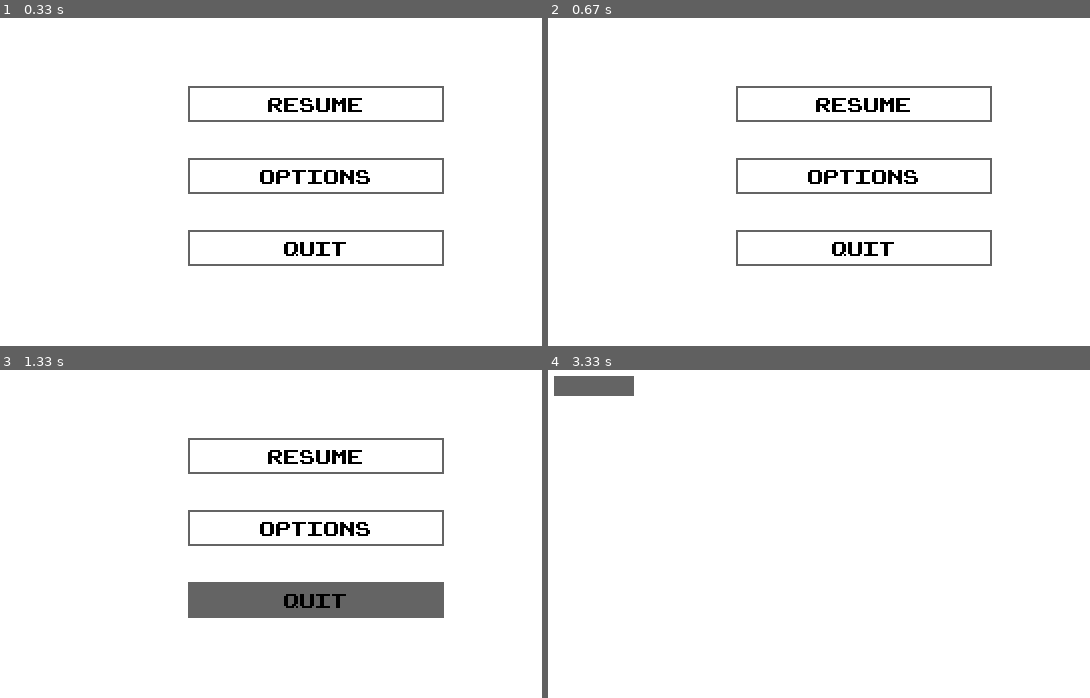
Above: before the commit, frames 1-4 (two rows, left to right).
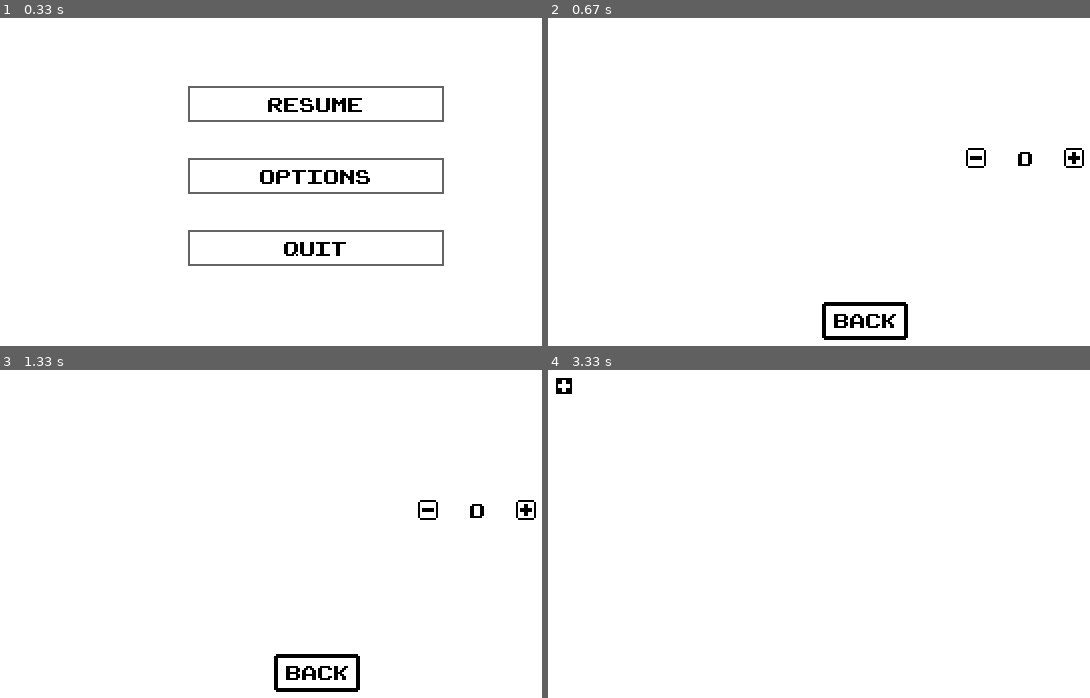
Above: after the commit, the same moments.

Repository: nftrueb/pygame-toolshed
Game: pygame game, started from pause-menu-demo.py
Same seed, same stepped clock (60 frames per second), same inputs: the game is played once before the commit and once after it.
Inputs (mouse positions are in pixels of both pictures, inside the frame that each line leads up to):
- Up to frame 1 (0.33 s): no input
- Up to frame 2 (0.67 s): click (862, 175) at 0.38 s
- Up to frame 3 (1.33 s): press the mouse at (406, 596) at 0.7 s; move the mouse to (254, 527) at 0.8 s; release the mouse at (102, 461) at 0.93 s
- Up to frame 4 (3.33 s): press the mouse at (954, 596) at 2.03 s; move the mouse to (900, 635) at 2.13 s; release the mouse at (851, 678) at 2.27 s; press the mouse at (862, 527) at 2.37 s; move the mouse to (743, 530) at 2.47 s; release the mouse at (623, 537) at 2.6 s; press the mouse at (862, 527) at 2.7 s; move the mouse to (846, 497) at 2.8 s; release the mouse at (824, 468) at 2.93 s; press the mouse at (564, 386) at 3.03 s; move the mouse to (602, 415) at 3.13 s; release the mouse at (640, 448) at 3.27 s

Frame 1 is identical in both runs. In frame 2, 4.0% of the frame differs, in the area x 34-99%, y 20-99%; in frame 3, 8.3%; in frame 4, 0.9%.

Commit message:
created buttons for UI class

Diff:
--- a/pause-menu-demo.py
+++ b/pause-menu-demo.py
@@ -4,6 +4,17 @@
 from toolshed.ui import UI, Node
 
 WIDTH, HEIGHT = 320,180
+
+# atlas offsets
+atlas_offsets = {
+	'A_INC'  : (53, 0, 10, 10),
+	'A_DEC'  : (43, 0, 10, 10),
+	'A_BACK' : (0, 0, 43, 19),
+
+	'A_INC_INV' : (53, 10, 10, 10),
+	'A_DEC_INV' : (43, 10, 10, 10),
+	'A_BACK_INV': (0, 19, 43, 19),
+}
 
 def get_window_scale(src, dest):
 	return min(dest[0] // src[0], dest[1] // src[1])
@@ -25,6 +36,16 @@
 	font_img = pg.image.load('assets/font.png').convert()
 	font_writer = FontSpriteWriter(font_img)
 
+	# load sprite assets
+	atlas = pg.image.load('assets/toolshed-atlas.png').convert()
+	atlas.set_colorkey((255,0,255))
+	inc_img = atlas.subsurface(atlas_offsets['A_INC'])
+	inc_img_inv = atlas.subsurface(atlas_offsets['A_INC_INV'])
+	dec_img = atlas.subsurface(atlas_offsets['A_DEC'])
+	dec_img_inv = atlas.subsurface(atlas_offsets['A_DEC_INV'])
+	back_img = atlas.subsurface(atlas_offsets['A_BACK'])
+	back_img_inv = atlas.subsurface(atlas_offsets['A_BACK_INV'])
+
 	# creating UIs for pause menu and game menu
 	button_w = WIDTH // 5 * 2
 	button_h = HEIGHT // 10
@@ -35,10 +56,31 @@
 	pause_ui.insert(Node('Quit', pg.Rect(96, 108, button_w, button_h)))
 
 	game_ui = UI()
-	game_ui.insert(Node('Pause', pg.Rect(5, 5, 40, 10)))
+	w, h = inc_img.get_size()
+	game_ui.insert(
+		Node('Pause', pg.Rect(5, 5, w, h), img=inc_img, pressed_img=inc_img_inv)
+	)
+
+	# slider and increments
+	options_ui = UI()
+	w, h = back_img.get_size()
+	options_ui.insert(
+		Node('Back', pg.Rect(139, 144, w, h), img=back_img, pressed_img=back_img_inv)
+	)
+	w, h = inc_img.get_size()
+	options_ui.insert(
+		Node('Inc', pg.Rect(260, 67, w, h), img=inc_img, pressed_img=inc_img_inv)
+	)
+	w, h = dec_img.get_size()
+	options_ui.insert(
+		Node('Dec', pg.Rect(211, 67, w, h), img=dec_img, pressed_img=dec_img_inv)
+	)
+
+	value = 0
 
 	running = True
 	paused = True
+	options = False
 	while running:
 		# get mouse position at start of frame
 		mx, my = pg.mouse.get_pos()
@@ -46,7 +88,11 @@
 		my //= scale
 
 		# set UI object based on current state
-		ui = pause_ui if paused else game_ui
+		ui = game_ui
+		if paused:
+			ui = pause_ui
+		if options:
+			ui = options_ui
 
 		for event in pg.event.get():
 			if event.type == pg.QUIT:
@@ -69,6 +115,7 @@
 				node = ui.get_node((mx, my))
 				if node and isinstance(node, Node):
 					node.filled = False
+					# pause ui nodes
 					if node.tag == 'Resume':
 						paused = False
 
@@ -76,20 +123,28 @@
 						running = False
 
 					if node.tag == 'Options':
-						pass
+						options = True
 
+					# game ui nodes
 					if node.tag == 'Pause':
 						paused = True
+
+					# options ui nodes
+					if node.tag == 'Back':
+						options = False
+
+					if node.tag == 'Dec':
+						value = max(value-1, 0)
+
+					if node.tag == 'Inc':
+						value += 1
 
 		# clear new frame
 		frame.fill((255,255,255))
 
-		# render UI
-		if not paused:
-			game_ui.draw(frame)
-		else:
-			pause_ui.draw(frame)
+		ui.draw(frame)
 
+		if ui == pause_ui:
 			x = WIDTH//2
 			texts = {
 				'Resume': 45,
@@ -100,6 +155,12 @@
 				text_w, text_h = font_writer.get_size(text)
 				dialogue = Dialogue(text, pg.Rect(x-text_w//2, y_pos-text_h//2, text_w, text_h))
 				font_writer.render(frame, dialogue)
+
+		if ui == options_ui:
+			text = str(value)
+			w, h = font_writer.get_size(text)
+			dialogue = Dialogue(text, (241 - w//2, 68, w, h))
+			font_writer.render(frame, dialogue)
 
 		# scale the frame
 		fw, fh = frame.get_size()
--- a/toolshed/ui.py
+++ b/toolshed/ui.py
@@ -4,99 +4,113 @@
 
 import pygame as pg
 
+from .font import FontSpriteWriter
+
 @dataclass
 class Node:
-	tag: str  = ''
-	bounds: pg.Rect = None
-	children: List['Node'] = field(default_factory=list)
-	filled: bool = False
+    tag: str  = ''
+    bounds: pg.Rect = None
+    children: List['Node'] = field(default_factory=list)
+    filled: bool = False
+    active: bool = True
+    img: pg.Surface = None
+    pressed_img: pg.Surface = None
 
-	def __repr__(self):
-		s = f'Node(tag={self.tag}  bounds={self.bounds}  children=[\n'
-		if len(self.children) == 0:
-			s = s[:-1]
-		for node in self.children:
-			s += '  ' + str(node) + '\n'
-		s += '])'
-		return s
+    def __repr__(self):
+        s = f'Node(tag={self.tag}  bounds={self.bounds}  children=[\n'
+        if len(self.children) == 0:
+            s = s[:-1]
+        for node in self.children:
+            s += '  ' + str(node) + '\n'
+        s += '])'
+        return s
 
 class UI:
-	ROOT_TAG = 'root'
+    ROOT_TAG = 'root'
 
-	def __init__(self, debug=False):
-		self.root = Node(tag=self.ROOT_TAG, bounds=None)
-		self.debug = debug
+    def __init__(self, font_writer: FontSpriteWriter=None, debug=False):
+        self.root = Node(tag=self.ROOT_TAG, bounds=None)
+        self.font_writer = font_writer
+        self.debug = debug
 
-	def __repr__(self):
-		s = f'UI(\n{self.root}\n)'
-		return s
+    def __repr__(self):
+        s = f'UI(\n{self.root}\n)'
+        return s
 
-	def draw(self, surf):
-		if self.debug:
-			rect = pg.Rect(
-				self.root.bounds.x-1,
-				self.root.bounds.y-1,
-				self.root.bounds.w+2,
-				self.root.bounds.h+2
-			)
-			pg.draw.rect(surf, (255,0,0), rect, width=1)
+    def draw(self, surf: pg.Surface):
+        if self.debug:
+            rect = pg.Rect(
+                self.root.bounds.x-1,
+                self.root.bounds.y-1,
+                self.root.bounds.w+2,
+                self.root.bounds.h+2
+            )
+            pg.draw.rect(surf, (255,0,0), rect, width=1)
 
-		for node in self.root.children:
-			width = 1
-			if isinstance(node, Node) and node.filled:
-				width = 0
-			pg.draw.rect(surf, (100,100,100), node.bounds, width)
+        for node in self.root.children:
+            # render the node as an image if it has that attribute
+            if node.img:
+                img = node.pressed_img if node.filled else node.img
+                surf.blit(img, node.bounds)
 
-	def insert(self, new_node: Node, parent_tag: str = ''):
-		if self.root.bounds is None:
-			self.root.children.append(new_node)
-			self.root.bounds = copy(new_node.bounds)
-			return
 
-		# search for the correct parent node to insert into if parent tag was specified
-		if parent_tag != '':
-			for node in self.root.children:
-				if node.tag == parent_tag:
-					node.children.append(new_node)
-					self.extend_bounds(node, new_node)
-					return
+            # otherwise render as an outline
+            else:
+                width = 1
+                if isinstance(node, Node) and node.filled:
+                    width = 0
+                pg.draw.rect(surf, (100,100,100), node.bounds, width)
 
-		# no node was found so insert at current level
-		self.root.children.append(new_node)
-		self.extend_bounds(self.root, new_node)
+    def insert(self, new_node: Node, parent_tag: str = ''):
+        if self.root.bounds is None:
+            self.root.children.append(new_node)
+            self.root.bounds = copy(new_node.bounds)
+            return
 
-	def insert_recursive(self, node: Node, input: Node):
-		pass
+        # search for the correct parent node to insert into if parent tag was specified
+        if parent_tag != '':
+            for node in self.root.children:
+                if node.tag == parent_tag:
+                    node.children.append(new_node)
+                    self.extend_bounds(node, new_node)
+                    return
 
-	def remove(self):
-		pass
+        # no node was found so insert at current level
+        self.root.children.append(new_node)
+        self.extend_bounds(self.root, new_node)
 
-	def get_node(self, pos):
-		return self.get_node_rec(self.root, pos)
+    def insert_recursive(self, node: Node, input: Node):
+        pass
 
-	def get_node_rec(self, parent_node, pos):
-		if not parent_node.bounds.collidepoint(pos):
-			return None
+    def remove(self):
+        pass
 
-		# position was found to be in bounding box
-		# ... loop through all nodes to find
-		for node in parent_node.children:
-			if node.bounds.collidepoint(pos):
-				return node
+    def get_node(self, pos):
+        return self.get_node_rec(self.root, pos)
 
-		return None
+    def get_node_rec(self, parent_node, pos):
+        if not parent_node.bounds.collidepoint(pos):
+            return None
 
-	def extend_bounds(self, node, new_node):
-		if new_node.bounds.x + new_node.bounds.w > node.bounds.x + node.bounds.w:
-			node.bounds.w = new_node.bounds.x + new_node.bounds.w - node.bounds.x
+        # position was found to be in bounding box
+        # ... loop through all nodes to find
+        for node in parent_node.children:
+            if node.bounds.collidepoint(pos):
+                return node
 
-		if new_node.bounds.x < node.bounds.x:
-			node.bounds.w = node.bounds.x - new_node.bounds.x + node.bounds.w
-			node.bounds.x = new_node.bounds.x
+        return None
 
-		if new_node.bounds.y + new_node.bounds.h > node.bounds.y + node.bounds.h:
-			node.bounds.h = new_node.bounds.y + new_node.bounds.h - node.bounds.y
+    def extend_bounds(self, node, new_node):
+        if new_node.bounds.x + new_node.bounds.w > node.bounds.x + node.bounds.w:
+            node.bounds.w = new_node.bounds.x + new_node.bounds.w - node.bounds.x
 
-		if new_node.bounds.y < node.bounds.y:
-			node.bounds.h = node.bounds.y - new_node.bounds.y + node.bounds.h
-			node.bounds.y = new_node.bounds.y
+        if new_node.bounds.x < node.bounds.x:
+            node.bounds.w = node.bounds.x - new_node.bounds.x + node.bounds.w
+            node.bounds.x = new_node.bounds.x
+
+        if new_node.bounds.y + new_node.bounds.h > node.bounds.y + node.bounds.h:
+            node.bounds.h = new_node.bounds.y + new_node.bounds.h - node.bounds.y
+
+        if new_node.bounds.y < node.bounds.y:
+            node.bounds.h = node.bounds.y - new_node.bounds.y + node.bounds.h
+            node.bounds.y = new_node.bounds.y
Binary file added: assets/toolshed-atlas.png
